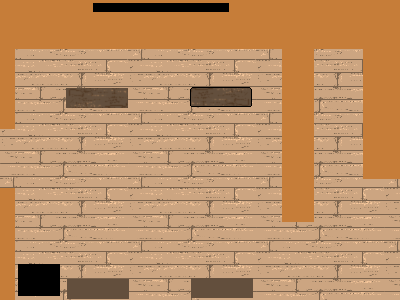
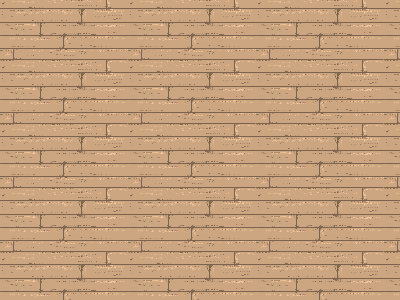
Layered file, before and after one edit (400x300). Changes by layer:
removed layer "Door" over 0, 48, 15, 300
removed layer "TV" over 93, 3, 229, 12
removed layer "Printer" over 18, 264, 60, 296
removed layer "Front Tables" over 66, 87, 252, 108
removed layer "Table" over 67, 278, 253, 299
removed layer "Desk" over 0, 0, 400, 222
